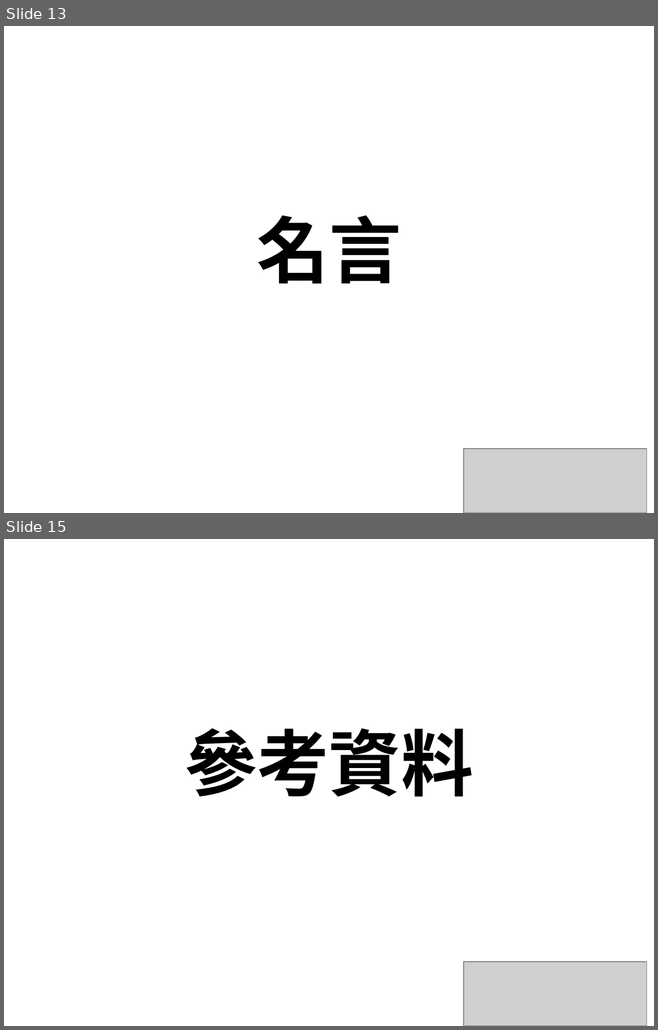
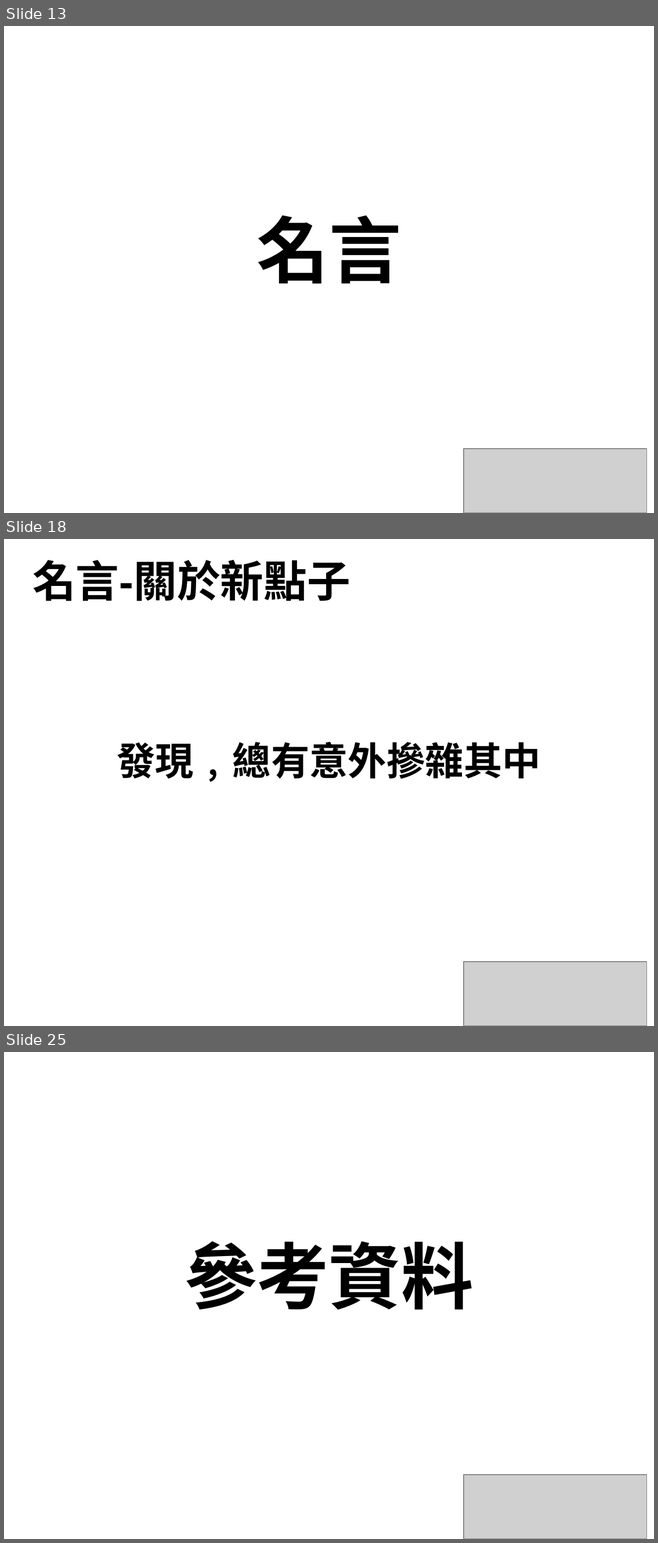
Before and after one commit to alex19891118/NTUB105, a slide deck: Amazon/Jeff Bezos .pptx. Shown one above the other, each under a label of ours: slides 13 and 15 before the commit, slides 13, 18 and 25 after it; the slides between them are not shown. The pictures are 658x1030 and 658x1543 pixels, drawn with LibreOffice and Linux fonts; fonts in the diff are those of the drawing; grey boxes stand for pictures. Boxes give left, top, right and bottom in pixels: in the first picture for what was removed or moved away, otherwise in the second. Text is boxed around its words. In the diff, an @@ line names an element or a change of style, - is before the commit and + after.

```diff
--- a/Amazon/Jeff Bezos .pptx
+++ b/Amazon/Jeff Bezos .pptx
@@ slide 18 added at (x1=4, y1=539, x2=654, y2=1026), background #FFFFFF @@
@@ title added at (x1=32, y1=560, x2=350, y2=601), 36 pt, text #000000, bold @@
+名言-關於新點子
@@ text added at (x1=117, y1=742, x2=540, y2=782), 32 pt, text #000000, bold @@
+發現﹐總有意外摻雜其中
@@ picture added at (x1=463, y1=962, x2=646, y2=1026) @@
@@ what was slide 15 is now slide 25 @@
```
Also in this commit, not shown: 10 other slides added, 1 slide removed.
